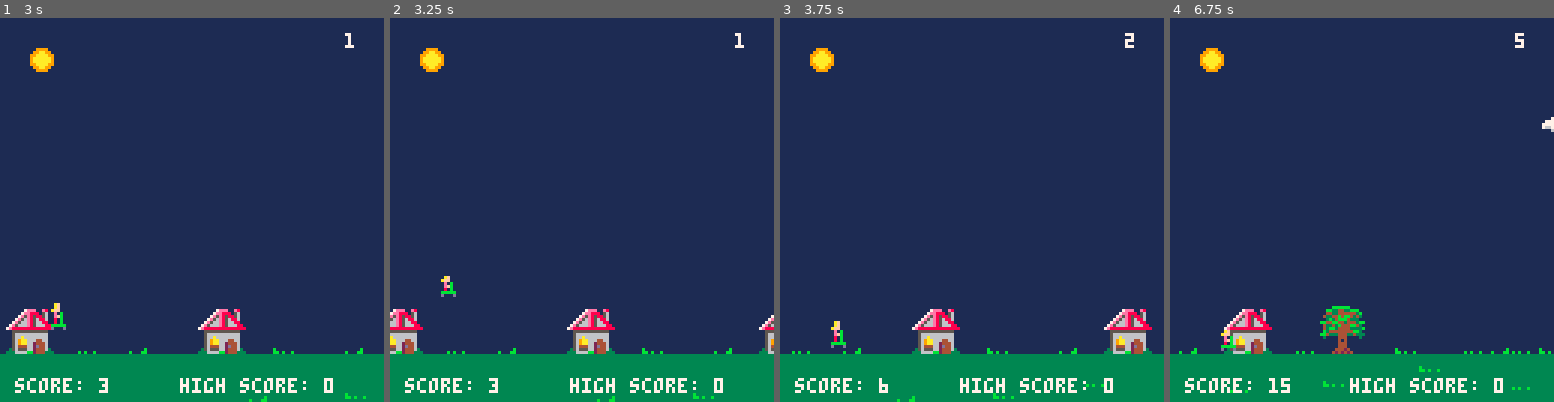
Above: before the commit, frames 1-4 (left to right).
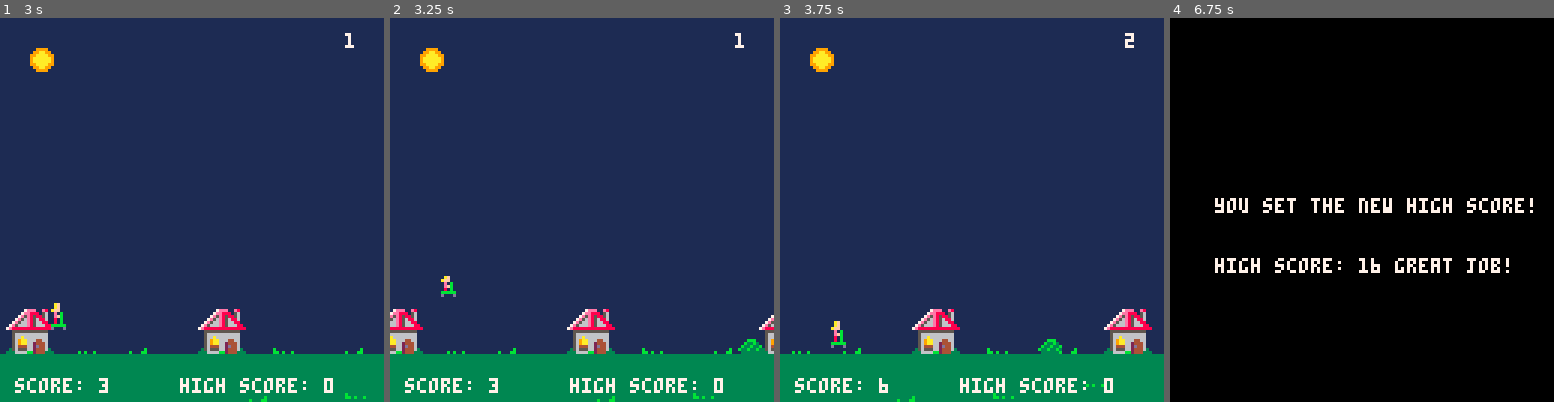
Above: after the commit, the same moments.

Repository: Dads-Games/rainbowriders
Game: PICO-8 cartridge rainbowriders.p8
Same seed, same stepped clock (60 frames per second), same inputs: the game is played once before the commit and once after it.
Inputs:
- Up to frame 1 (3 s): tap O (Z key) at 0.7, 1.7, 2.1, 2.5, 2.9 s; hold Right 1.6-2.1 s; hold Right from 2.47 s (still down)
- Up to frame 2 (3.25 s): release Right at 3.03 s; hold Left from 3.08 s (still down)
- Up to frame 3 (3.75 s): tap O (Z key) at 3.3, 3.7 s; release Left at 3.58 s
- Up to frame 4 (6.75 s): hold Right 4.02-4.68 s; tap O (Z key) every 0.4 s from 4.1 to 6.5 s; hold Left 5.08-5.68 s; hold Right 6.08-6.58 s; hold Right from 6.63 s (still down)

Frame 1 is identical in both runs. In frame 2, 0.2% of the frame differs, in the area x 90-97%, y 83-88%; in frame 3, 0.2%; in frame 4, 100%, in the area x 0-100%, y 0-100%.

Commit message:
added reset high score and toggle debug to pause menu

Diff:
--- a/rainbowriders.p8
+++ b/rainbowriders.p8
@@ -20,7 +20,7 @@
     height = 6, -- Tighter collision box height
     oscillation = 0 --Variable for oscillation
 }
-debug_mode = true
+debug_mode = false
 obstacles = {}
 spawn_timer = 0
 spawn_interval = 20
@@ -55,6 +55,22 @@
 function _init()
     cartdata("dads_rr_1")
     high_score = dget(0)
+    menuitem(1, "reset high score",
+    function()
+        score = 0
+        high_score = 0
+        dset(0,0)
+    end
+    )
+    menuitem(2, "debug toggle",
+    function()
+        if debug_mode == true then
+            debug_mode = false
+        else
+            debug_mode = true
+        end
+    end
+    )
 end
 
 function _update()
@@ -218,6 +234,11 @@
         --Draw high score at the bottom right
         print("high score: " .. high_score, 60, 120, 7)
     end
+
+    --this must be last
+    if debug_mode == true then
+        print("D", 1,1,7)
+    end
 end
 
 function draw_game_screen()
